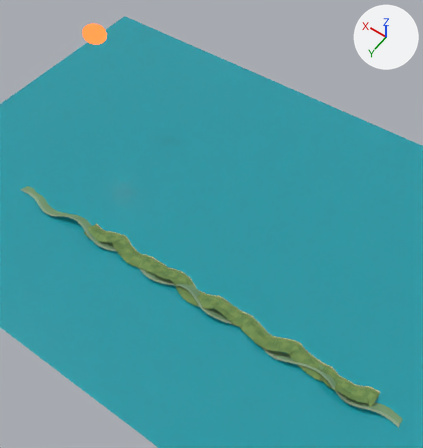
Before and after pictures for a commit that changed the Blender file tools/blender/scenes/bathsheba.blend.
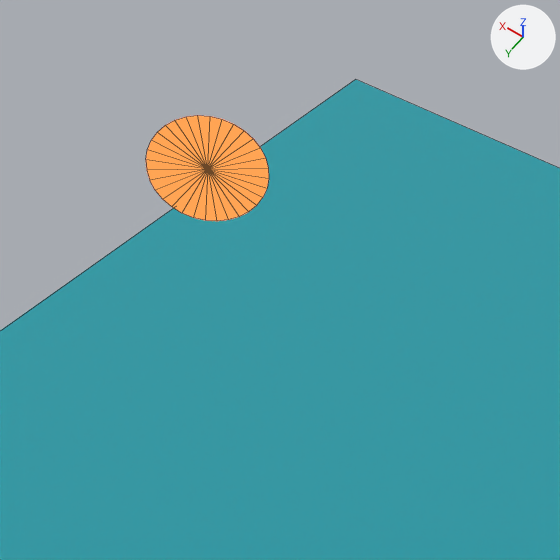
The first picture shows the older version from a 50 mm lens placed at (47.0, 7999.0, 15972.0), pointed at (6495.0, -1028.0, 1786.0). The close-ups show the older and then the newer version on the part from 12% to 39% of the width and 0% to 25% of the height of that picture. Only the edits that show in the close-ups are written down. Lighting does not change. The marker at upper right points along +X, +Y and +Z. The close-ups show mesh edges as thin lines.

Objects in the first close-up: 'Sea', 'Sun'.
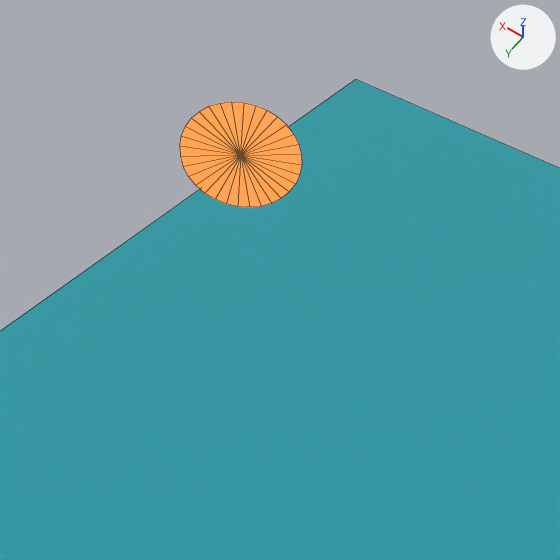
Patch to the scene script:
```diff
--- a/tools/blender/scenes/bathsheba.blend.py
+++ b/tools/blender/scenes/bathsheba.blend.py
@@ me_sun @@
 # used by ob_sun; location = (0.0, 0.0, 0.0)
-me_sun.from_pydata(...)  # 33 vertices, 32 faces; spans x 13166.0..13835.0, y -4198.0..-3689.0, z 3688.0..4528.0
+me_sun.from_pydata(...)  # 33 vertices, 32 faces; spans x 13088.0..13756.0, y -4453.0..-3945.0, z 3688.0..4528.0
+# me_sun part 1: the whole mesh is moved by (-78.0, -255.0, 0.0)
 me_sun.materials.append(mat_sun)
```

Pixel boxes (x1, y1, x2, y2) of what changed, in the close-ups (560 x 560 px):
'Sun', moved: before (146, 116, 269, 221); after (180, 102, 302, 207)
